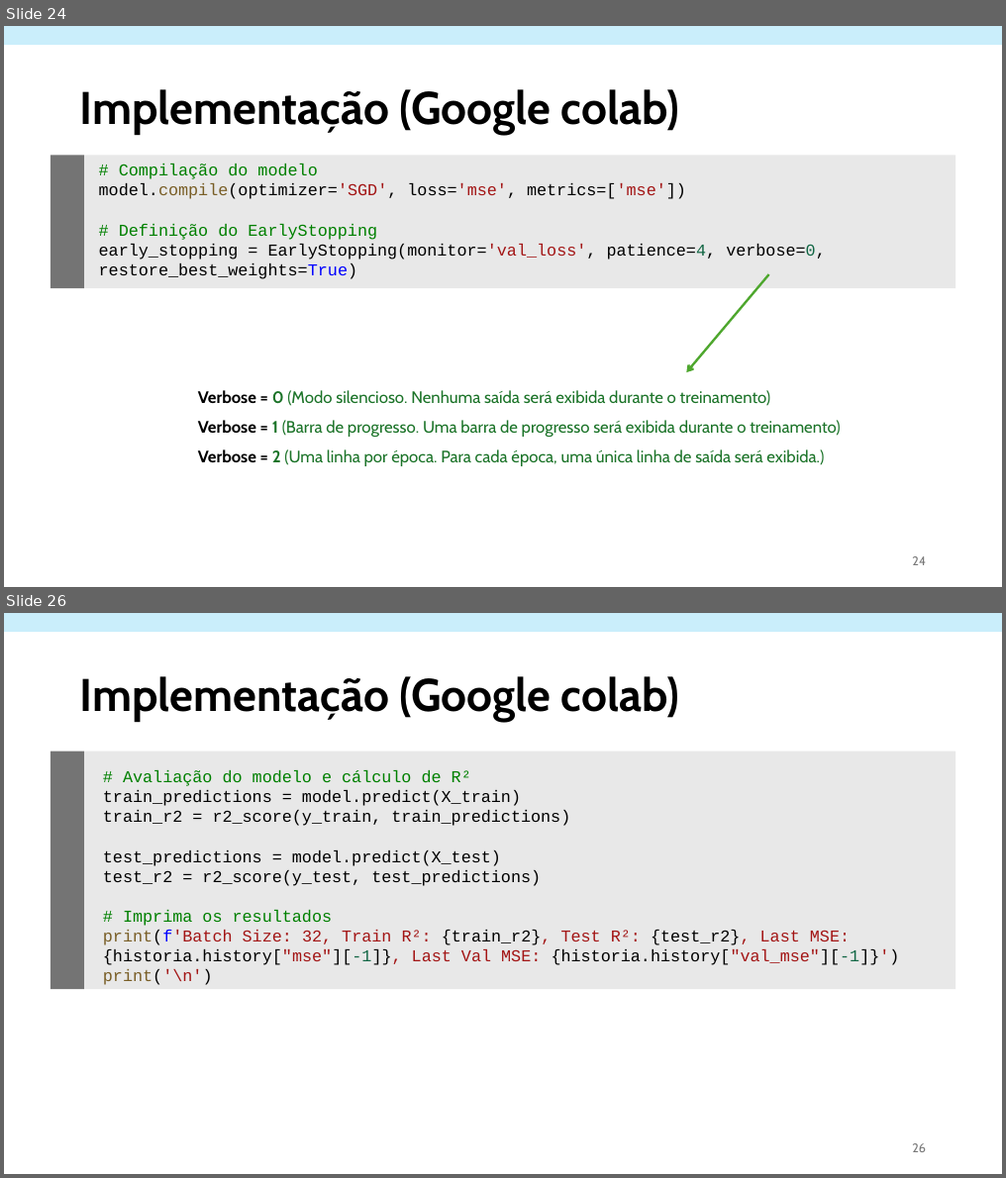
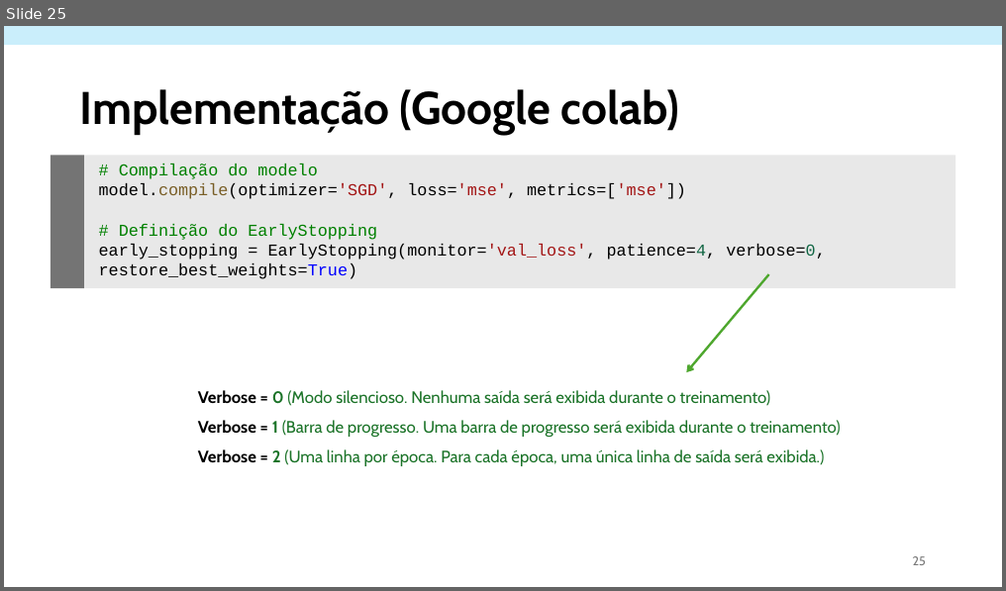
Before and after one commit to OviedoVR/ML_especializacao, a slide deck: assets/MachineLearning_RedesNeurais.pptx. Shown one above the other, each under a label of ours: slides 24 and 26 before the commit, slide 25 after it; the slides between them are not shown. The pictures are 1006x1178 and 1006x591 pixels, drawn with LibreOffice and Linux fonts; fonts in the diff are those of the drawing. Boxes give left, top, right and bottom in pixels: in the first picture for what was removed or moved away, otherwise in the second. Text is boxed around its words. In the diff, an @@ line names an element or a change of style, - is before the commit and + after.

```diff
--- a/assets/MachineLearning_RedesNeurais.pptx
+++ b/assets/MachineLearning_RedesNeurais.pptx
@@ slide 26 removed at [4, 613, 1002, 1174], background #FFFFFF @@
@@ rectangle removed at [4, 613, 1002, 632] @@
@@ title removed at [80, 676, 680, 722] @@
-Implementação (Google colab)
@@ rectangle removed at [51, 752, 84, 989] @@
@@ rectangle removed at [84, 752, 955, 989] @@
@@ text removed at [103, 770, 900, 985] @@
-# Avaliação do modelo e cálculo de R²
-train_predictions = model.predict(X_train)
-train_r2 = r2_score(y_train, train_predictions)
-test_predictions = model.predict(X_test)
-test_r2 = r2_score(y_test, test_predictions)
-# Imprima os resultados
-print(f'Batch Size: 32, Train R²: {train_r2}, Test R²: {test_r2}, Last MSE: {historia.history["mse"][-1]}, Last Val MSE: {historia.history["val_mse"][-1]}')
-print('\n')
@@ page number removed at [912, 1144, 926, 1153] @@
-26
@@ what was slide 24 is now slide 25 @@
@@ page number at [913, 557, 926, 566]: text changed @@
-24
+25
```
Also in this commit, not shown: 2 slides changed, 2 other slides removed, 2 other files.
